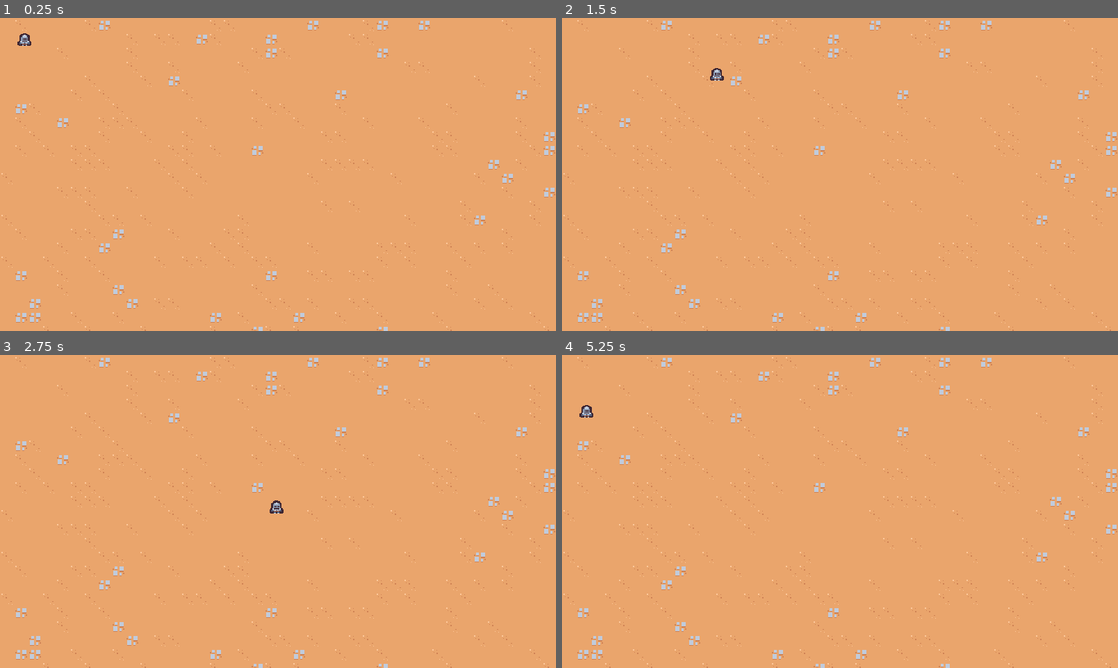
Above: before the commit, frames 1-4 (two rows, left to right).
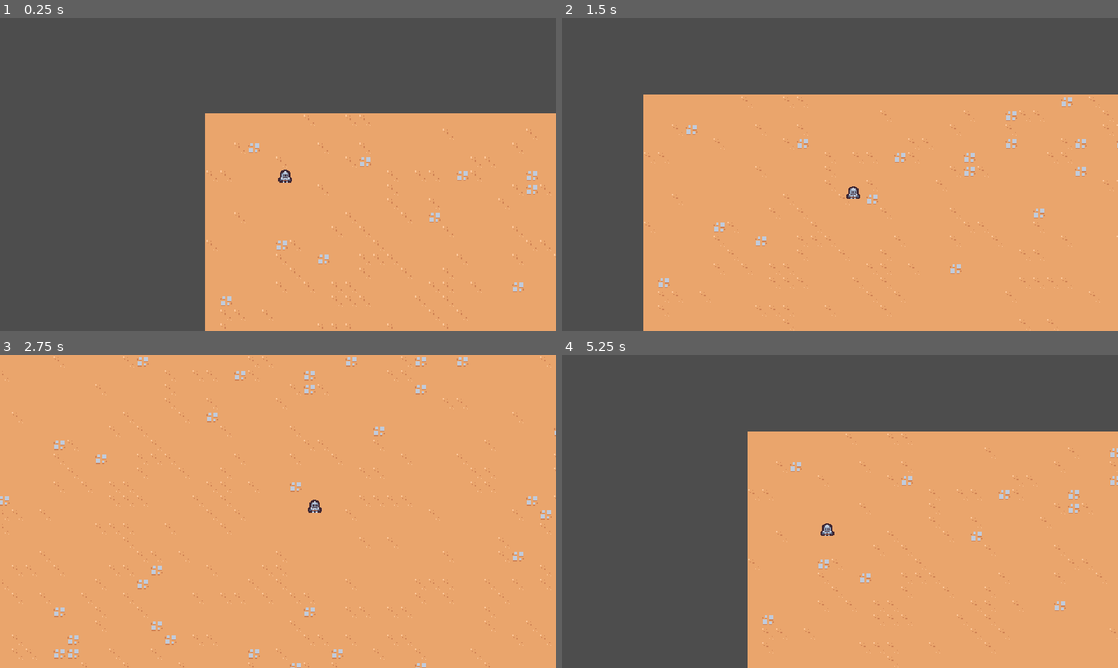
Above: after the commit, the same moments.

Repository: fguillen/2DSurvivorsCourse
Game: Godot game, scene res://Scenes/Main/Main.tscn
Same seed, same stepped clock (60 frames per second), same inputs: the game is played once before the commit and once after it.
Inputs:
- Up to frame 1 (0.25 s): no input
- Up to frame 2 (1.5 s): hold D (move_right) 0.53-1.28 s; hold S (move_down) from 1.28 s (still down)
- Up to frame 3 (2.75 s): release S (move_down) at 2.03 s; hold D (move_right) from 2.03 s (still down)
- Up to frame 4 (5.25 s): release D (move_right) at 2.78 s; hold W (move_up) 2.78-3.53 s; hold A (move_left) 3.53-5.03 s; hold S (move_down) from 5.03 s (still down)

The runs differ from the first frame. In frame 1, 58% of the frame differs, in the area x 0-100%, y 0-100%; in frame 2, 38%; in frame 3, 3.8%; in frame 4, 51%.

Commit message:
Camera movement

Diff:
--- a/Scenes/Main/Main.tscn
+++ b/Scenes/Main/Main.tscn
@@ -1,9 +1,12 @@
-[gd_scene load_steps=3 format=3 uid="uid://ccptpmm74lnjm"]
+[gd_scene load_steps=4 format=3 uid="uid://ccptpmm74lnjm"]
 
 [ext_resource type="PackedScene" uid="uid://cxw8s4d2im7he" path="res://Scenes/Player/Player.tscn" id="1_3f0ui"]
 [ext_resource type="TileSet" uid="uid://fuipmlw8iyc1" path="res://environment/ground.tres" id="1_nile1"]
+[ext_resource type="PackedScene" uid="uid://c41w1sn5oo1bw" path="res://environment/game_camera.tscn" id="3_g0q8l"]
 
 [node name="Main" type="Node"]
+
+[node name="GameCamera" parent="." instance=ExtResource("3_g0q8l")]
 
 [node name="TileMap" type="TileMap" parent="."]
 tile_set = ExtResource("1_nile1")
--- a/Scenes/Player/Player.tscn
+++ b/Scenes/Player/Player.tscn
@@ -6,7 +6,7 @@
 [sub_resource type="CircleShape2D" id="CircleShape2D_hn5t8"]
 radius = 5.0
 
-[node name="Player" type="CharacterBody2D"]
+[node name="Player" type="CharacterBody2D" groups=["player"]]
 script = ExtResource("1_5qcf4")
 
 [node name="Sprite2D" type="Sprite2D" parent="."]
--- /dev/null
+++ b/environment/game_camera.gd
@@ -0,0 +1,8 @@
+extends Camera2D
+
+
+func _process(delta):
+	var player_nodes = get_tree().get_nodes_in_group("player")
+	if player_nodes.size() > 0:
+		var player = player_nodes[0] as Node2D
+		global_position = player.global_position
--- /dev/null
+++ b/environment/game_camera.tscn
@@ -0,0 +1,7 @@
+[gd_scene load_steps=2 format=3 uid="uid://c41w1sn5oo1bw"]
+
+[ext_resource type="Script" path="res://environment/game_camera.gd" id="1_fs5rd"]
+
+[node name="GameCamera" type="Camera2D"]
+position_smoothing_enabled = true
+script = ExtResource("1_fs5rd")
